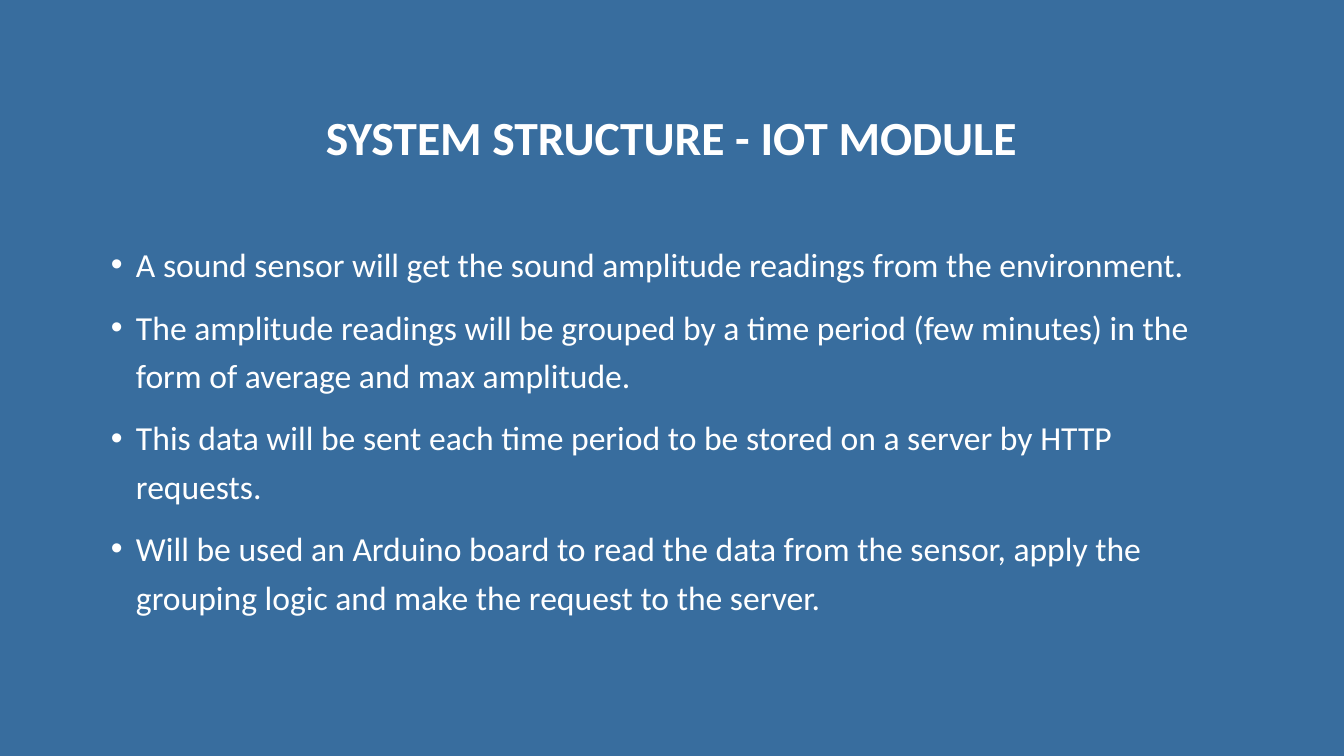
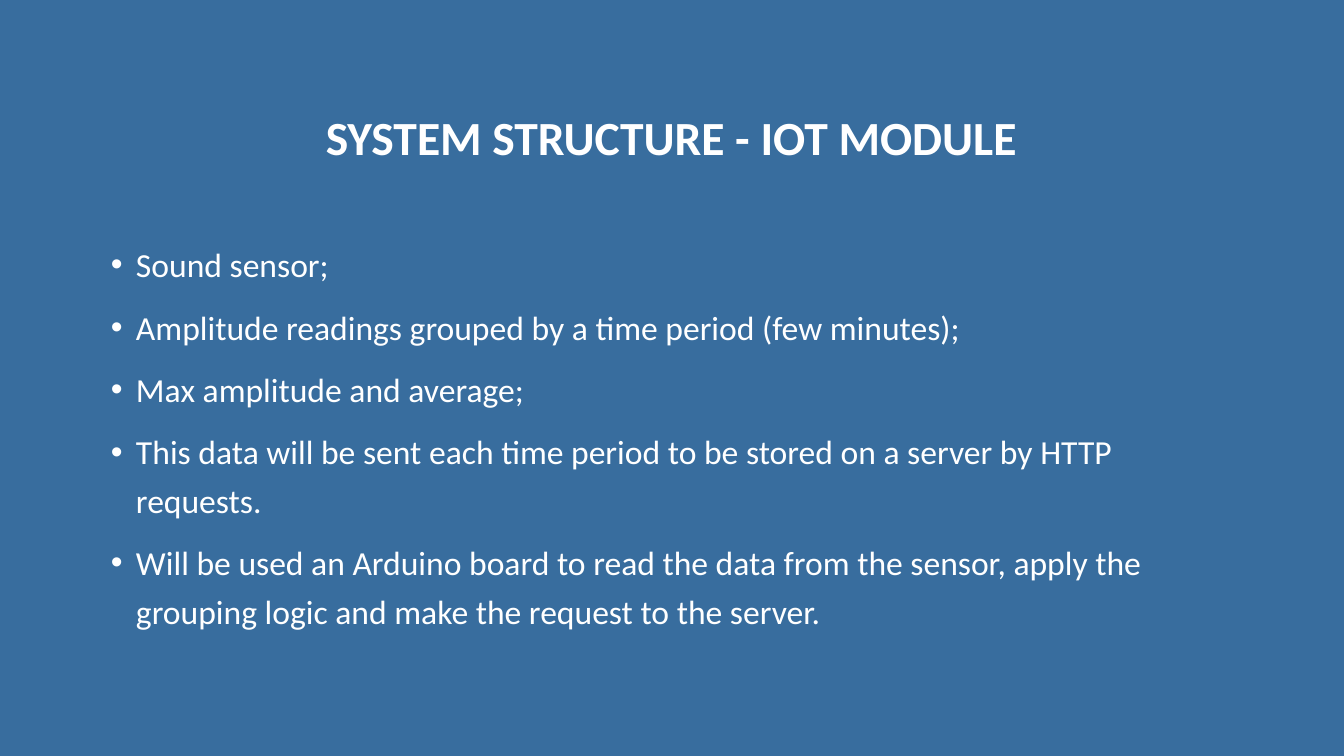
Before and after one commit to alannunescaetano/MoodPicture, a slide deck: slide 9 of Documents/Mood Picture - Second presentation.pptx. Drawn at 1344x756 pixels with LibreOffice and Linux fonts; fonts in the diff are those of the drawing. Boxes give left, top, right and bottom in pixels: in the first picture for what was removed or moved away, otherwise in the second. Text is boxed around its words. In the diff, an @@ line names an element or a change of style, - is before the commit and + after.

```diff
--- a/Documents/Mood Picture - Second presentation.pptx
+++ b/Documents/Mood Picture - Second presentation.pptx
@@ text at [136, 253, 960, 408]: text changed @@
-• A sound sensor will get the sound amplitude readings from the environment.
-• The amplitude readings will be grouped by a time period (few minutes) in the form of average and max amplitude.
+• Sound sensor;
+• Amplitude readings grouped by a time period (few minutes);
+• Max amplitude and average;
```
Also in this commit, not shown: 10 other slides changed.
